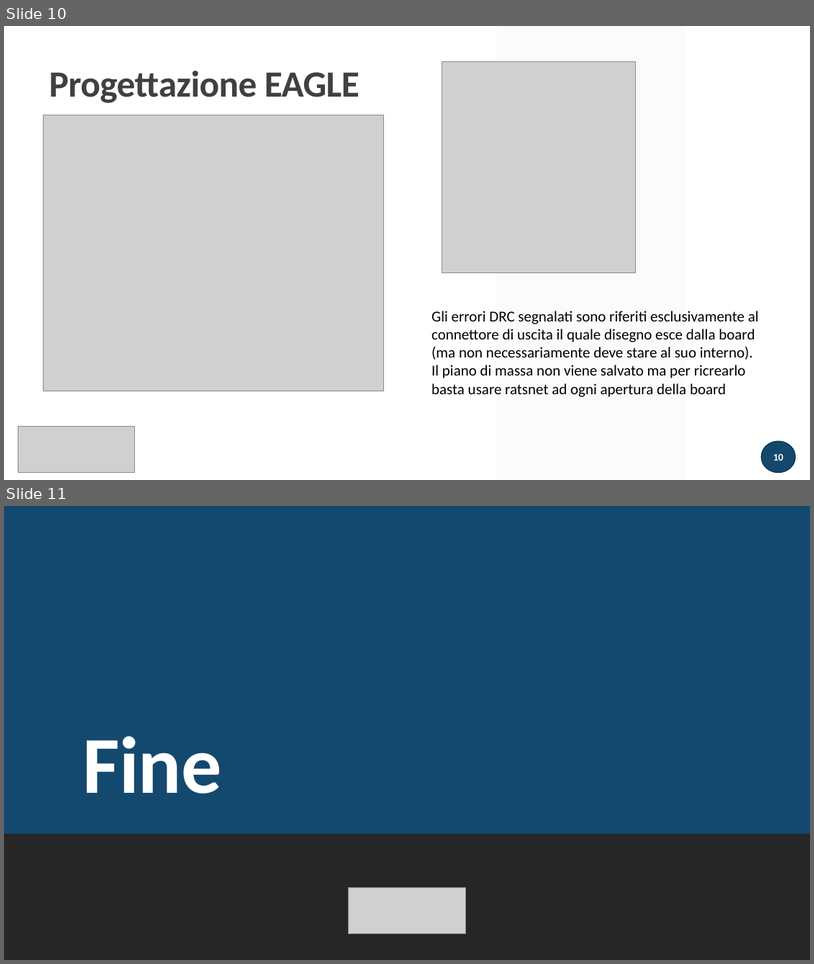
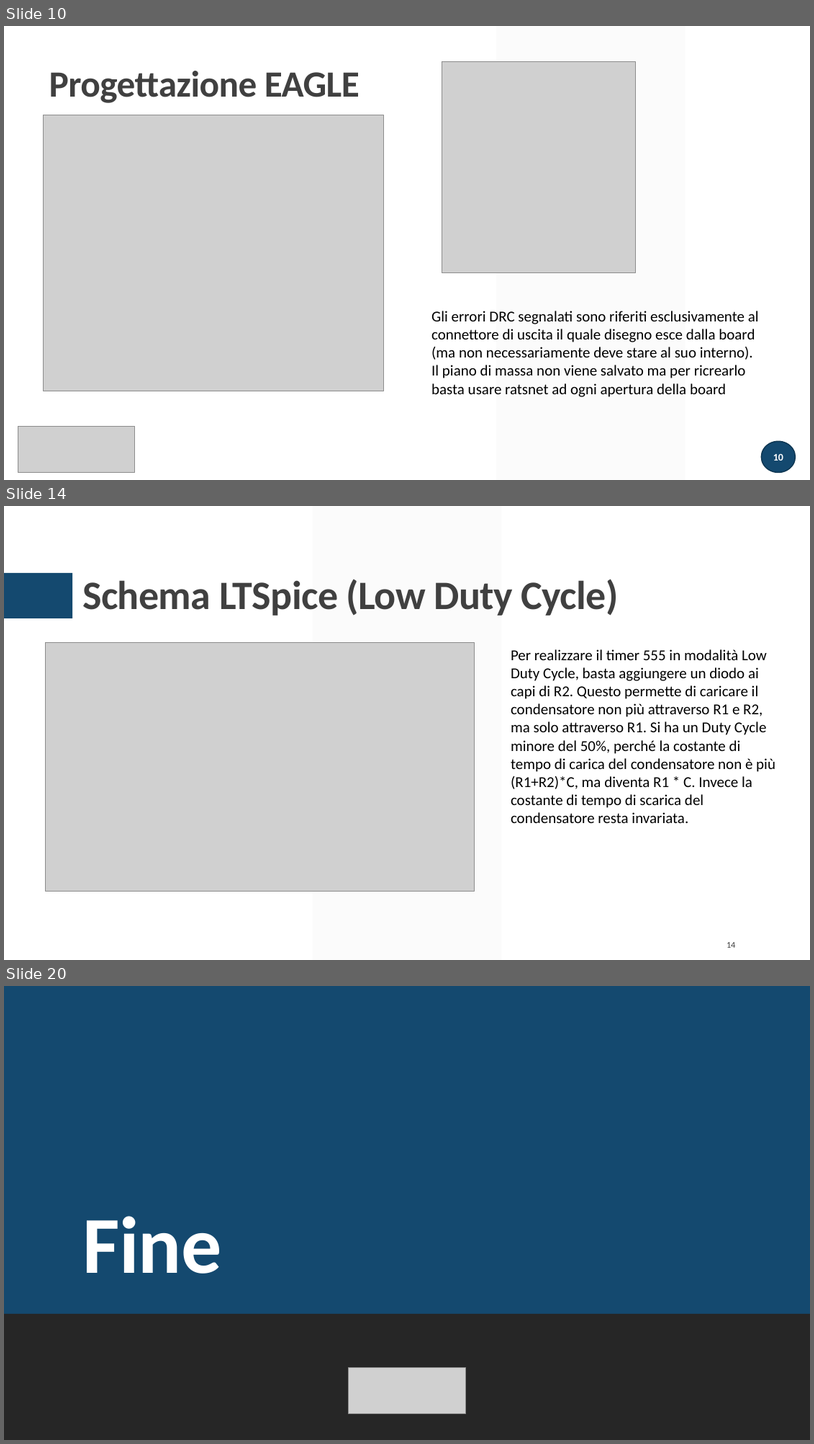
Before and after one commit to greco-salvatore/LTSpice, a slide deck: presentazione/presentazione.pptx. Shown one above the other, each under a label of ours: slides 10 and 11 before the commit, slides 10, 14 and 20 after it; the slides between them are not shown. The pictures are 814x964 and 814x1444 pixels, drawn with LibreOffice and Linux fonts; fonts in the diff are those of the drawing; grey boxes stand for pictures. Boxes give left, top, right and bottom in pixels: in the first picture for what was removed or moved away, otherwise in the second. Text is boxed around its words. In the diff, an @@ line names an element or a change of style, - is before the commit and + after.

```diff
--- a/presentazione/presentazione.pptx
+++ b/presentazione/presentazione.pptx
@@ slide 14 added at box(4, 506, 810, 960), background #FFFFFF; not listed: 2 template elements that a slide beside it also shows @@
@@ title added at box(82, 579, 618, 615), 48 pt, text #404040, bold @@
+Schema LTSpice (Low Duty Cycle)
@@ picture added at box(45, 642, 475, 890) @@
@@ text added at box(511, 649, 776, 823), 18 pt, text #000000 @@
+Per realizzare il timer 555 in modalità Low Duty Cycle, basta aggiungere un diodo ai capi di R2. Questo permette di caricare il condensatore non più attraverso R1 e R2, ma solo attraverso R1. Si ha un Duty Cycle minore del 50%, perché la costante di tempo di carica del condensatore non è più (R1+R2)*C, ma diventa R1 * C. Invece la costante di tempo di scarica del condensatore resta invariata.
@@ page number added at box(727, 942, 736, 947), 10.5 pt, text #404040 @@
+14
@@ what was slide 11 is now slide 20 @@
```
Also in this commit, not shown: 2 slides changed, 8 other slides added.
